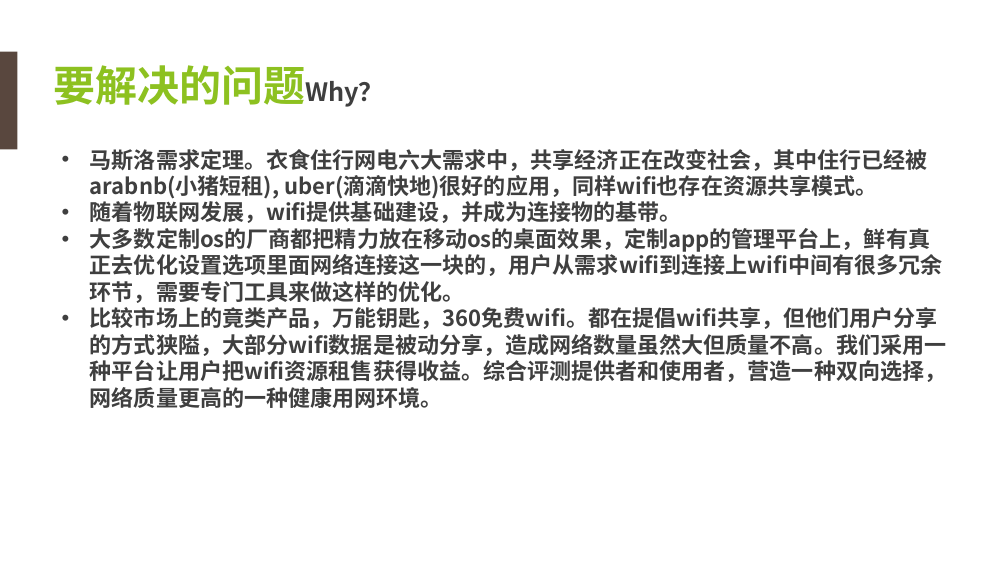
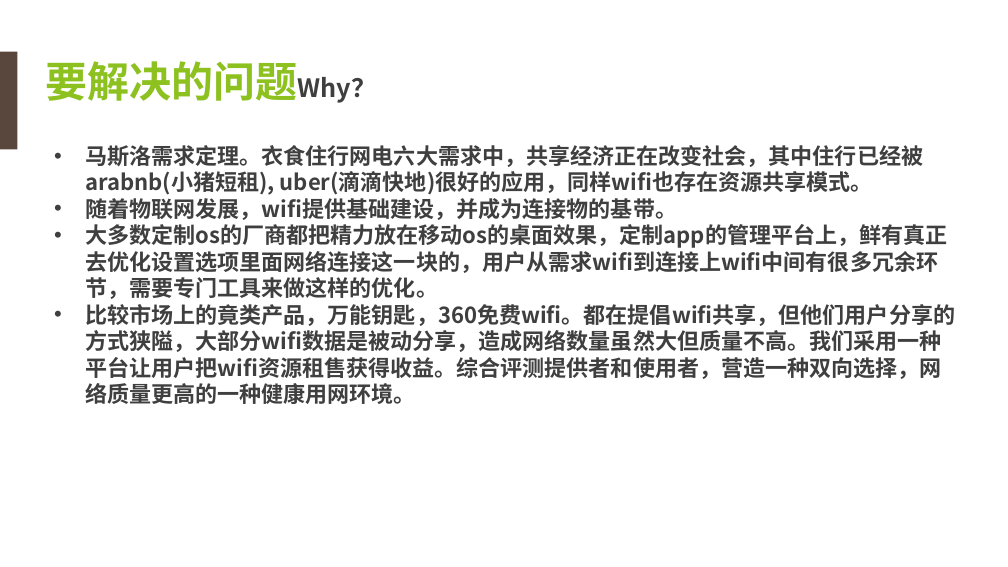
Before and after one commit to chenhening/wifiworld, a slide deck: slide 6 of doc/anynet_bp.ppt. Drawn at 1008x567 pixels with LibreOffice and Linux fonts; fonts in the diff are those of the drawing; background and template pictures are left out. Boxes give left, top, right and bottom in pixels: in the first picture for what was removed or moved away, otherwise in the second. Text is boxed around its words. In the diff, an @@ line names an element or a change of style, - is before the commit and + after.

```diff
--- a/doc/anynet_bp.ppt
+++ b/doc/anynet_bp.ppt
@@ text "要解决的问题Why？": place and size @@
-text "要解决的问题Why？" at (53, 65, 384, 107)
+text "要解决的问题Why？" at (46, 61, 377, 103)
@@ text "马斯洛需求定理。衣食住行网电六大需求中，共享经济正在改变社会，其中住行已经被arabnb(小猪短租), uber(滴滴快 ..." at (85, 145, 955, 404): indent changed @@
```
Also in this commit, not shown: 14 other slides changed.
